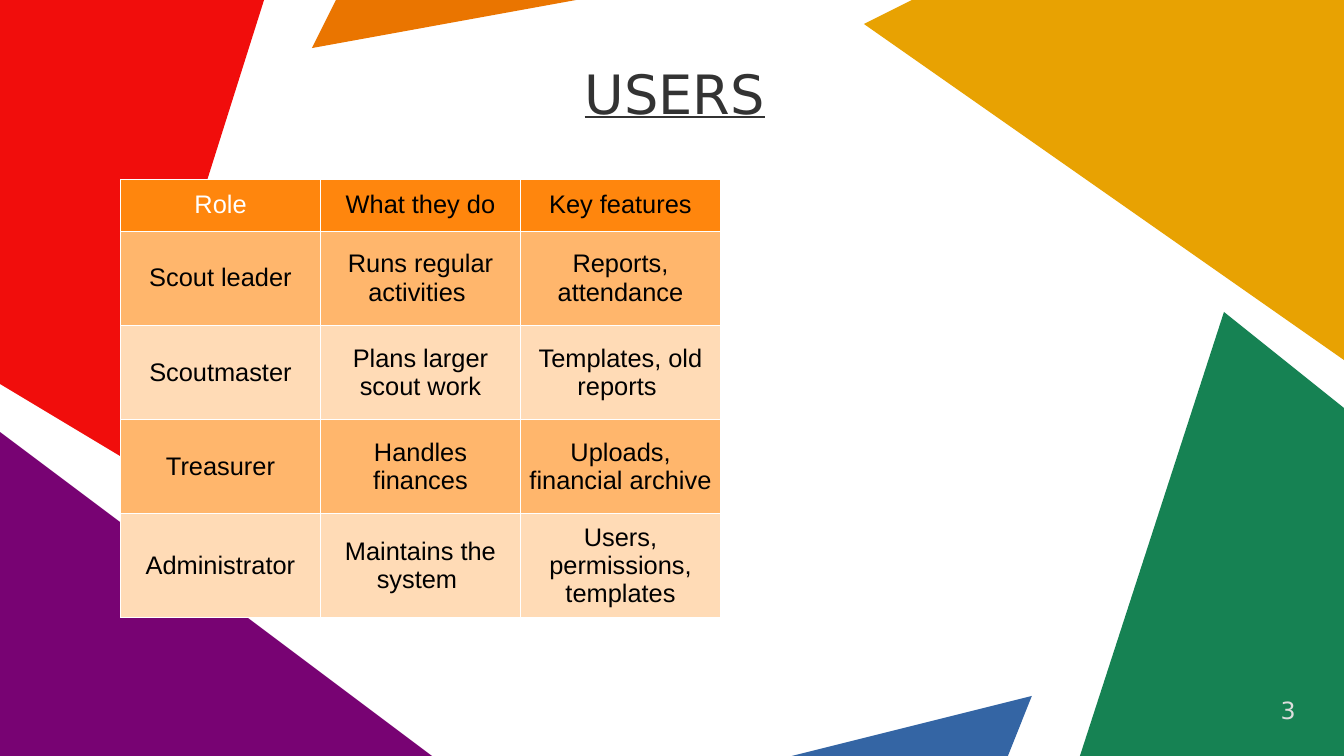
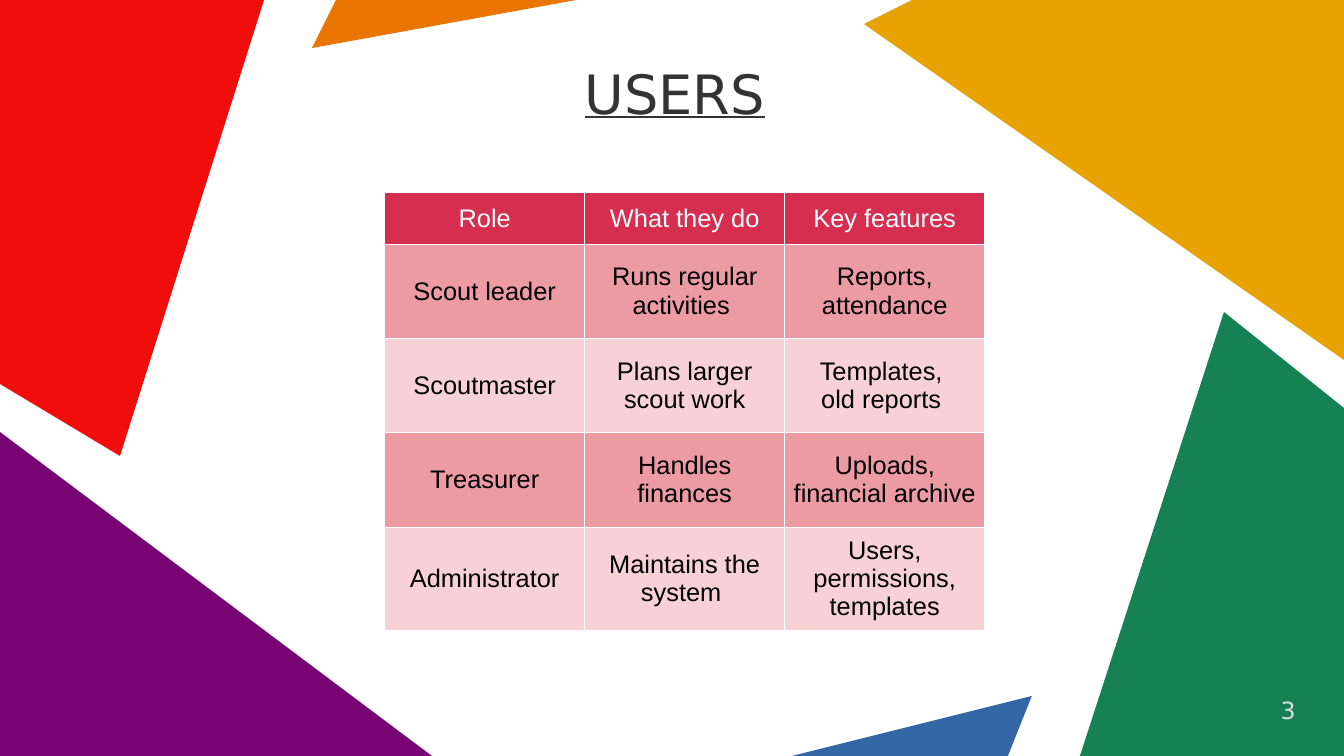
Before and after one commit to AhlinGregor/MIT_Project2526, a slide deck: slide 3 of Presentation.odp. Drawn at 1344x756 pixels with LibreOffice and Linux fonts; fonts in the diff are those of the drawing. Boxes give left, top, right and bottom in pixels: in the first picture for what was removed or moved away, otherwise in the second. Text is boxed around its words. In the diff, an @@ line names an element or a change of style, - is before the commit and + after.

```diff
--- a/Presentation.odp
+++ b/Presentation.odp
@@ table at <box>385,193,985,625</box> @@
-row 3, column 3: Templates, old reports
+row 3, column 3: Templates, / old reports
@@ fill #FF860D to #D62E4E in row 1 @@
@@ fill #FFB66C to #EC9BA4 in 6 cells @@
@@ fill #FFDBB6 to #F7D1D5 in 6 cells @@
@@ text colour #000000 to #FFFFFF in "What they do", "Key features" @@
@@ table: place and size @@
-table at <box>121,179,721,612</box>
+table at <box>385,193,985,625</box>
```
Also in this commit, not shown: 5 other slides changed.
